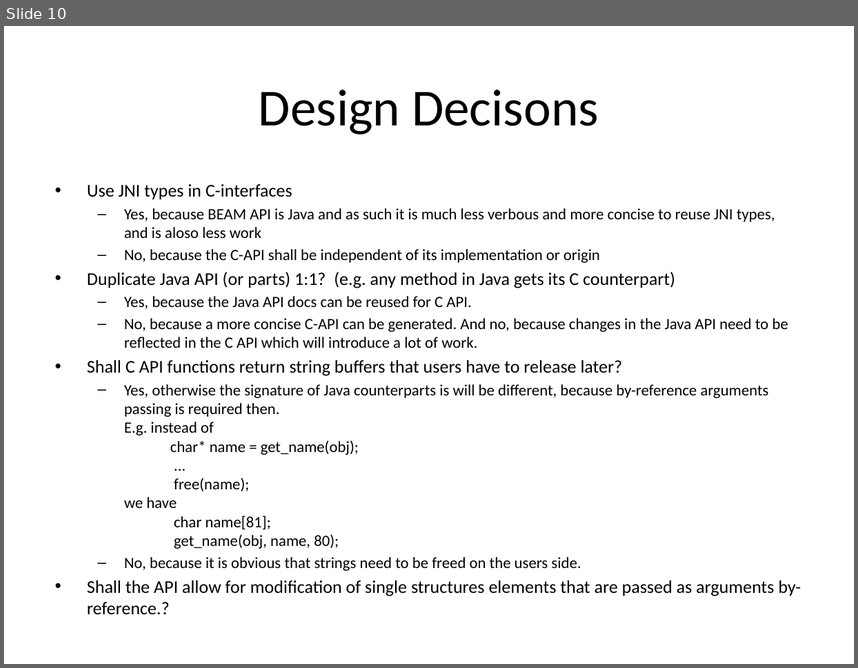
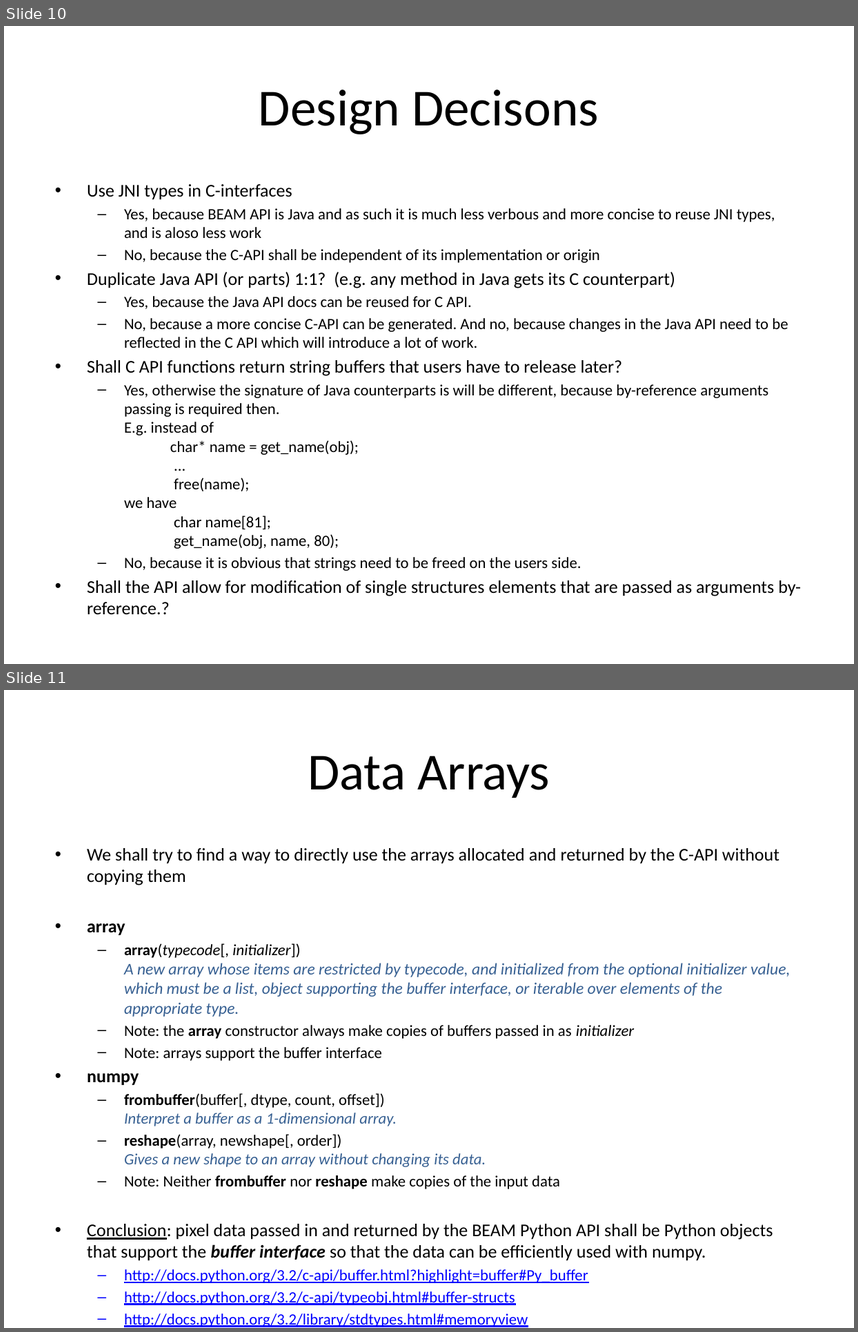
Before and after one commit to bcdev/beam-extapi, a slide deck: docs/beam-extapi.pptx. Shown one above the other, each under a label of ours: slide 10 before the commit, slides 10 and 11 after it. The pictures are 858x668 and 858x1332 pixels, drawn with LibreOffice and Linux fonts; fonts in the diff are those of the drawing. Boxes give left, top, right and bottom in pixels: in the first picture for what was removed or moved away, otherwise in the second. Text is boxed around its words. In the diff, an @@ line names an element or a change of style, - is before the commit and + after.

Commit message:
added new slides

```diff
--- a/docs/beam-extapi.pptx
+++ b/docs/beam-extapi.pptx
@@ slide 11 added at [4,690,854,1328], background #FFFFFF @@
@@ title added at [308,756,550,798], 44 pt, text #000000 @@
+Data Arrays
@@ text added at [87,848,790,1327], 13.3 pt, text #000000 @@
+• We shall try to find a way to directly use the arrays allocated and returned by the C-API without copying them
+• array
+  – array(typecode[, initializer])
+    A new array whose items are restricted by typecode, and initialized from the optional initializer value, which must be a list, object supporting the buffer interface, or iterable over elements of the appropriate type.
+  – Note: the array constructor always make copies of buffers passed in as initializer
+  – Note: arrays support the buffer interface
+• numpy
+  – frombuffer(buffer[, dtype, count, offset])
+    Interpret a buffer as a 1-dimensional array.
+  – reshape(array, newshape[, order])
+    Gives a new shape to an array without changing its data.
+  – Note: Neither frombuffer nor reshape make copies of the input data
+• Conclusion: pixel data passed in and returned by the BEAM Python API shall be Python objects that support the buffer interface so that the data can be efficiently used with numpy.
+  – http://docs.python.org/3.2/c-api/buffer.html?highlight=buffer#Py_buffer
+  – http://docs.python.org/3.2/c-api/typeobj.html#buffer-structs
+  – http://docs.python.org/3.2/library/stdtypes.html#memoryview
```
Also in this commit, not shown: 2 other slides added.
